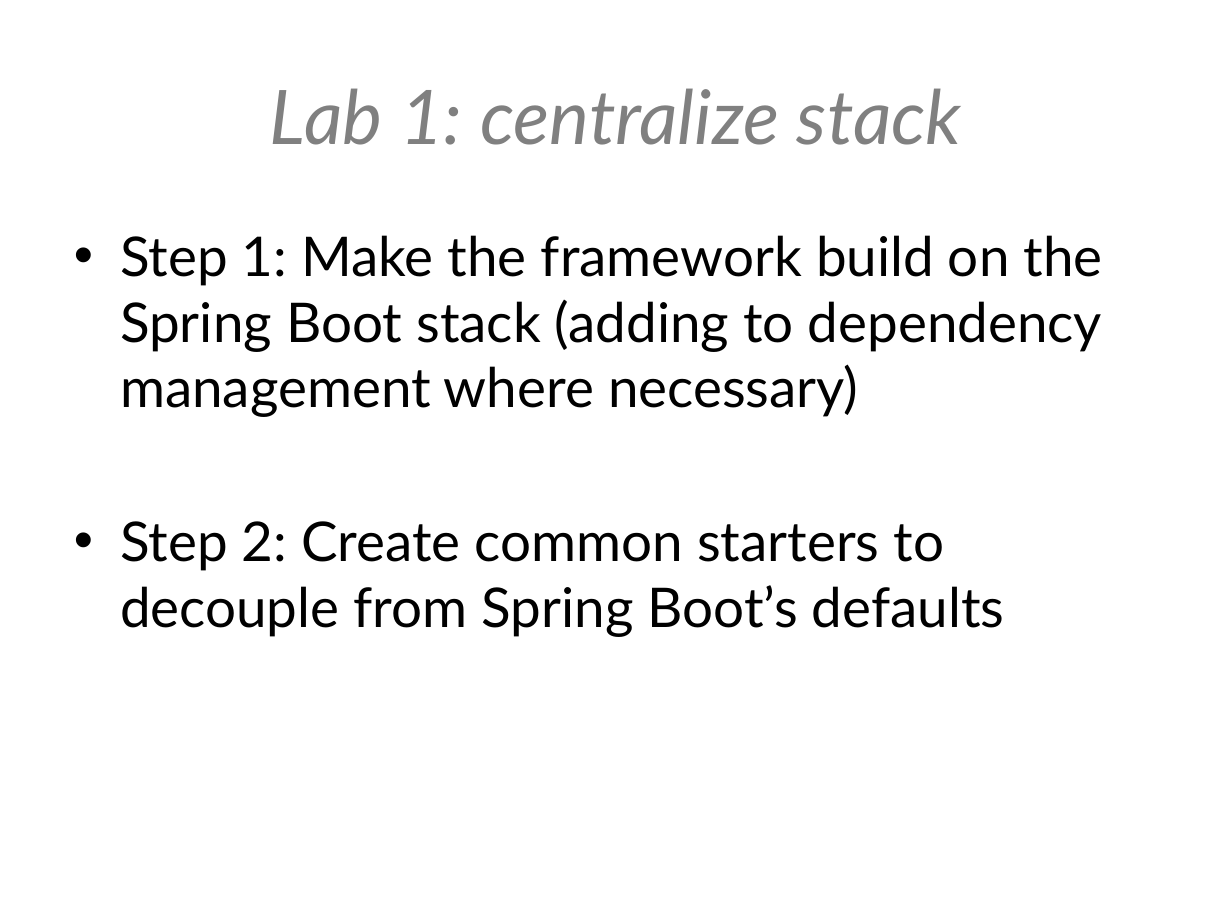
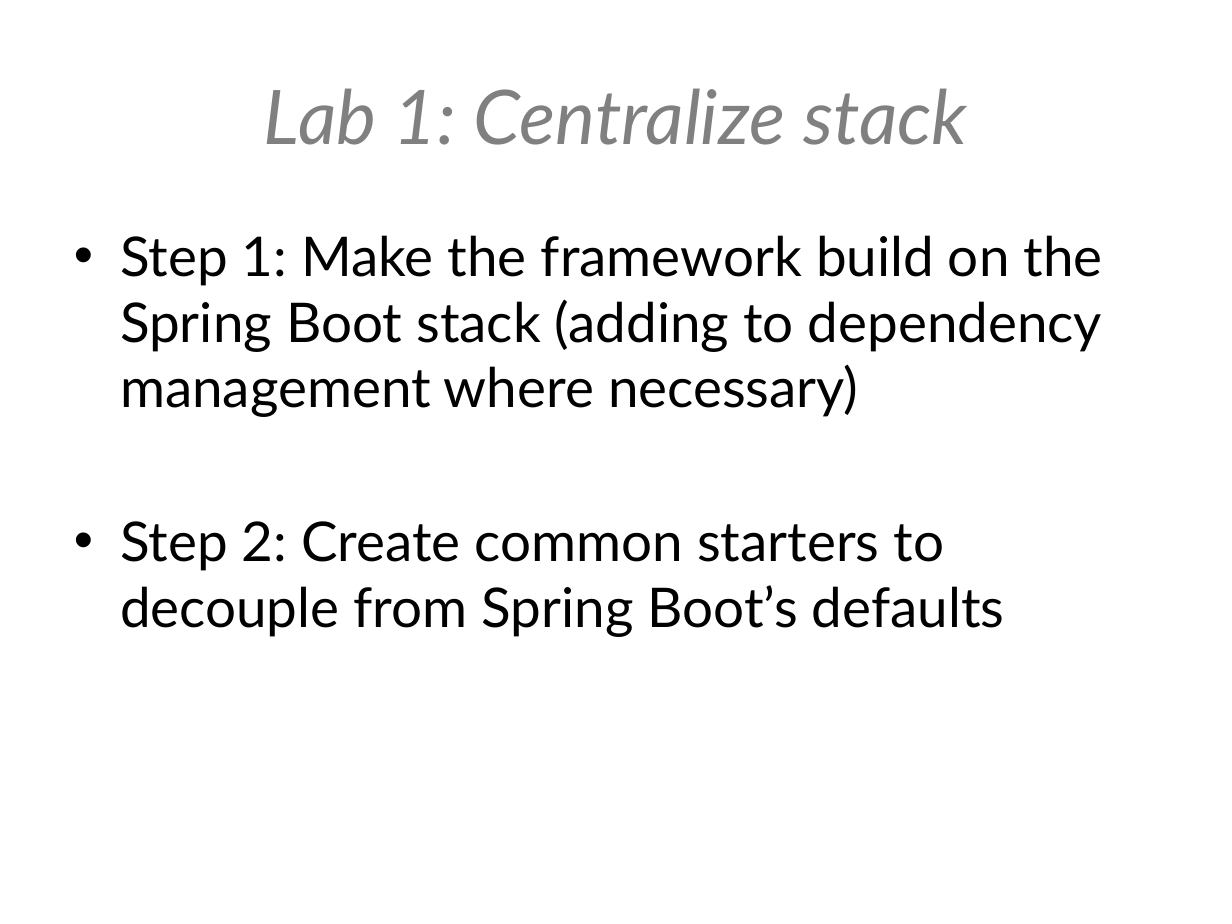
Before and after one commit to hawkeye-bot/springio2017, a slide deck: slide 16 of Spring boot - adapting to your environment.pptx. Drawn at 1232x924 pixels with LibreOffice and Linux fonts; fonts in the diff are those of the drawing; background and template pictures are left out. Boxes give left, top, right and bottom in pixels: in the first picture for what was removed or moved away, otherwise in the second. Text is boxed around its words. In the diff, an @@ line names an element or a change of style, - is before the commit and + after.

```diff
--- a/Spring boot - adapting to your environment.pptx
+++ b/Spring boot - adapting to your environment.pptx
@@ title at (264, 88, 967, 145): text changed @@
-Lab 1: centralize stack
+Lab 1: Centralize stack
```
Also in this commit, not shown: 6 other slides changed.
